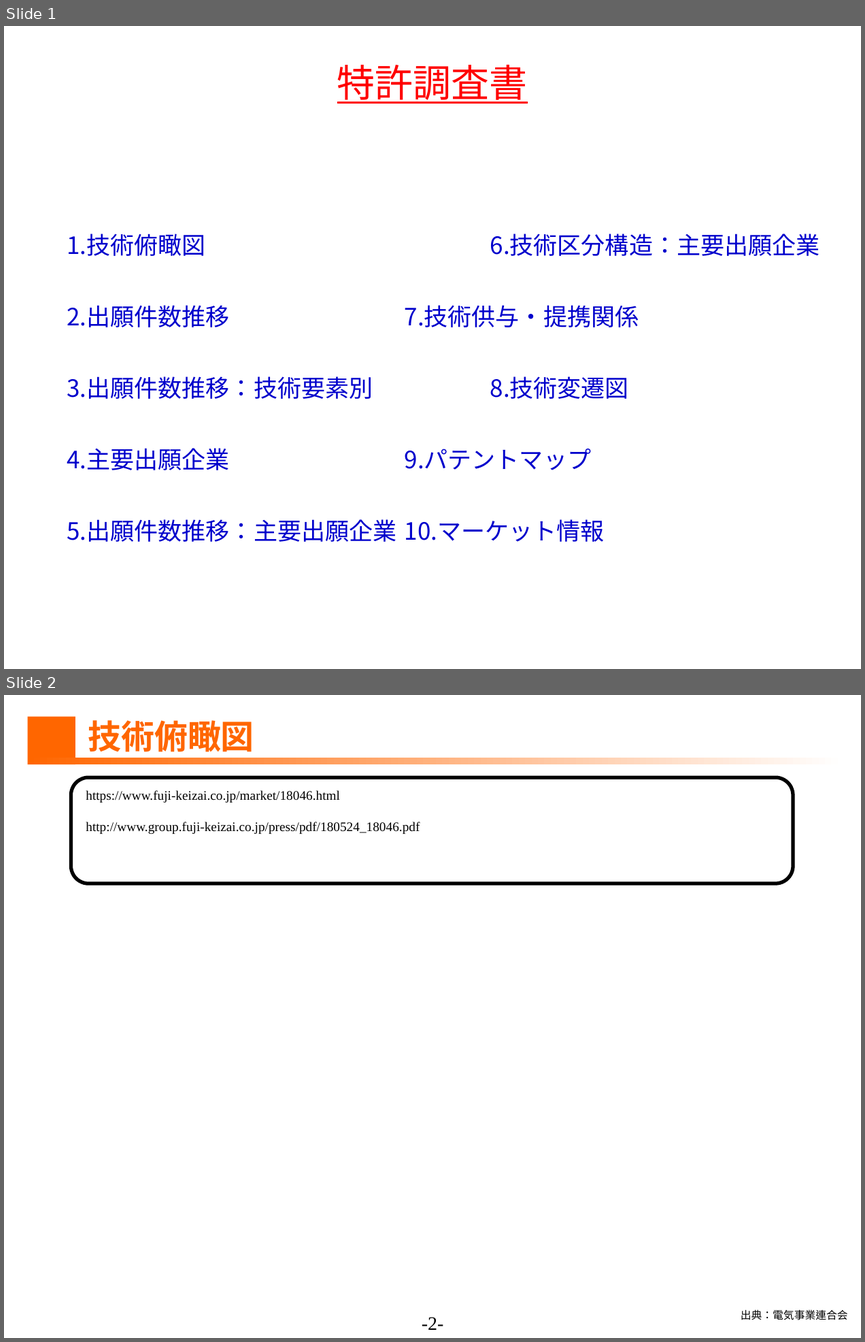
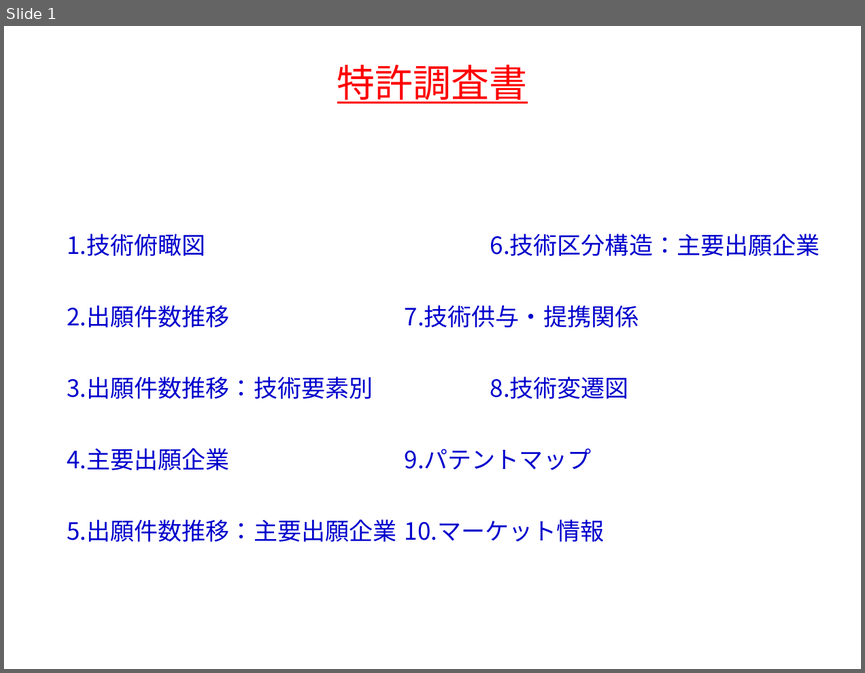
Before and after one commit to ShuDiamonds/JapanesePatentAnalysis, a slide deck: submissions2/1.調査分析.ppt. Shown one above the other, each under a label of ours: slides 1 and 2 before the commit, slide 1 after it. The pictures are 865x1342 and 865x673 pixels, drawn with LibreOffice and Linux fonts; fonts in the diff are those of the drawing. Boxes give left, top, right and bottom in pixels: in the first picture for what was removed or moved away, otherwise in the second. Text is boxed around its words. In the diff, an @@ line names an element or a change of style, - is before the commit and + after.

```diff
--- a/submissions2/1.調査分析.ppt
+++ b/submissions2/1.調査分析.ppt
@@ slide 2 removed at [4,695,861,1338], background #FFFFFF @@
@@ rectangle removed at [27,717,75,764] @@
@@ text removed at [88,720,254,752] @@
-技術俯瞰図
@@ rectangle removed at [27,758,844,764] @@
@@ rounded rectangle removed at [71,777,793,883] @@
@@ text removed at [86,790,419,834] @@
-https://www.fuji-keizai.co.jp/market/18046.html
-http://www.group.fuji-keizai.co.jp/press/pdf/180524_18046.pdf
@@ text removed at [422,1317,444,1329] @@
--2-
@@ text removed at [740,1309,848,1320] @@
-出典：電気事業連合会
```
Also in this commit, not shown: 2 slides changed, 1 slide added, 10 other files.
